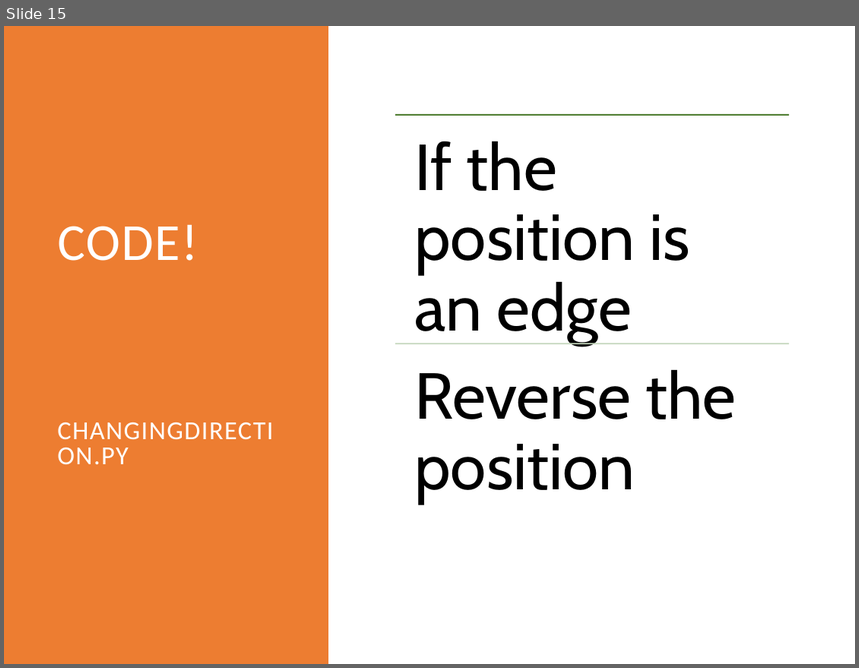
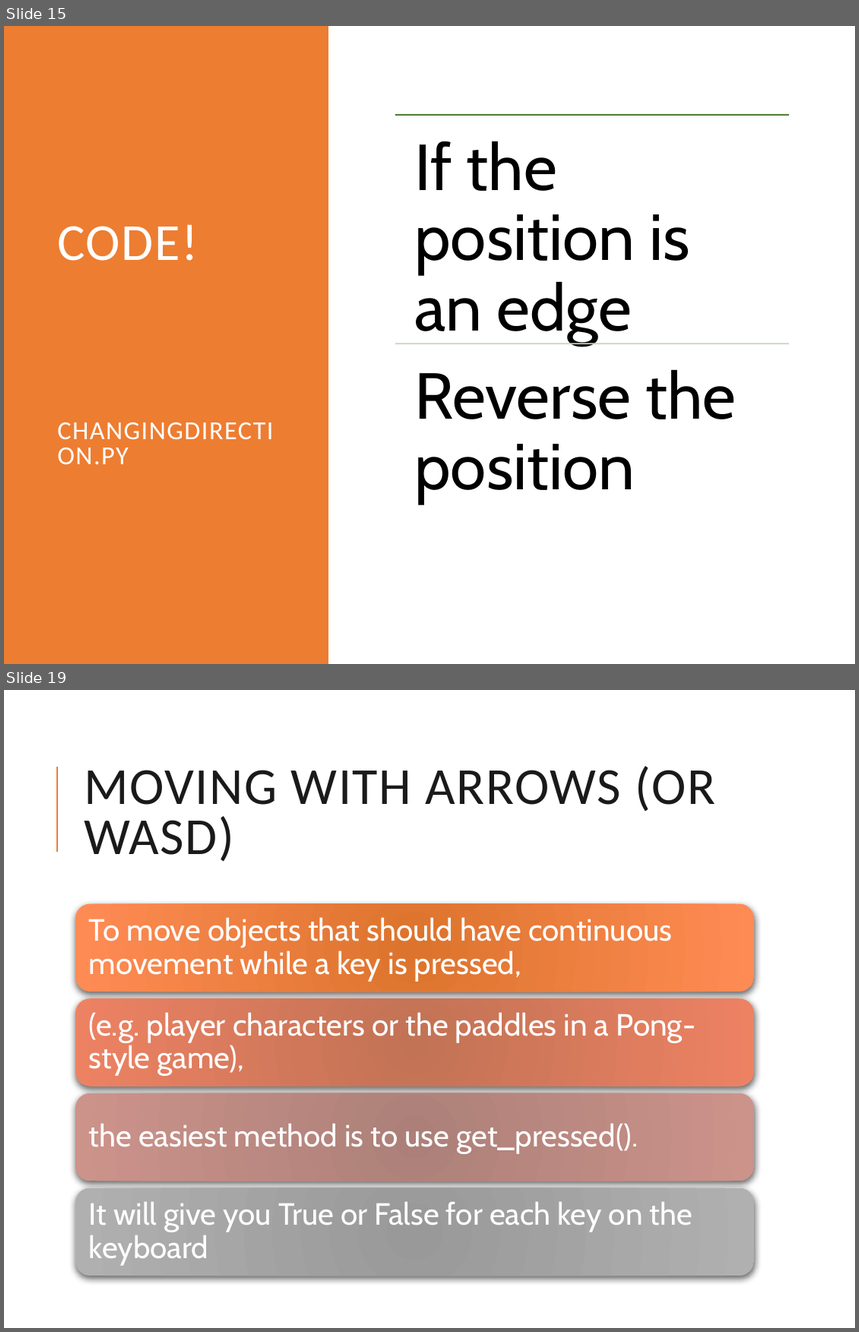
Before and after one commit to rsera/Junior-Knights, a slide deck: Python Day 10 Pygame 2.pptx. Shown one above the other, each under a label of ours: slide 15 before the commit, slides 15 and 19 after it; the slides between them are not shown. The pictures are 859x668 and 859x1332 pixels, drawn with LibreOffice and Linux fonts; fonts in the diff are those of the drawing. Boxes give left, top, right and bottom in pixels: in the first picture for what was removed or moved away, otherwise in the second. Text is boxed around its words. In the diff, an @@ line names an element or a change of style, - is before the commit and + after.

```diff
--- a/Python Day 10 Pygame 2.pptx
+++ b/Python Day 10 Pygame 2.pptx
@@ slide 19 added at <box>4,690,855,1328</box>, background #FFFFFF @@
@@ line added from (56, 852) to (56, 767), #ED7D31 1.5 pt @@
@@ title added at <box>84,766,716,862</box>, 44 pt, text #1A1A1A @@
+MOVING WITH ARROWS (OR WASD)
@@ group added at <box>75,904,754,1276</box>: 4 rounded rectangles, 4 texts @@
+To move objects that should have continuous movement while a key is pressed,
+(e.g. player characters or the paddles in a Pong-style game),
+the easiest method is to use get_pressed().
+It will give you True or False for each key on the keyboard
```
Also in this commit, not shown: 1 slide changed, 7 other slides added, 2 slides removed, 14 other files.
